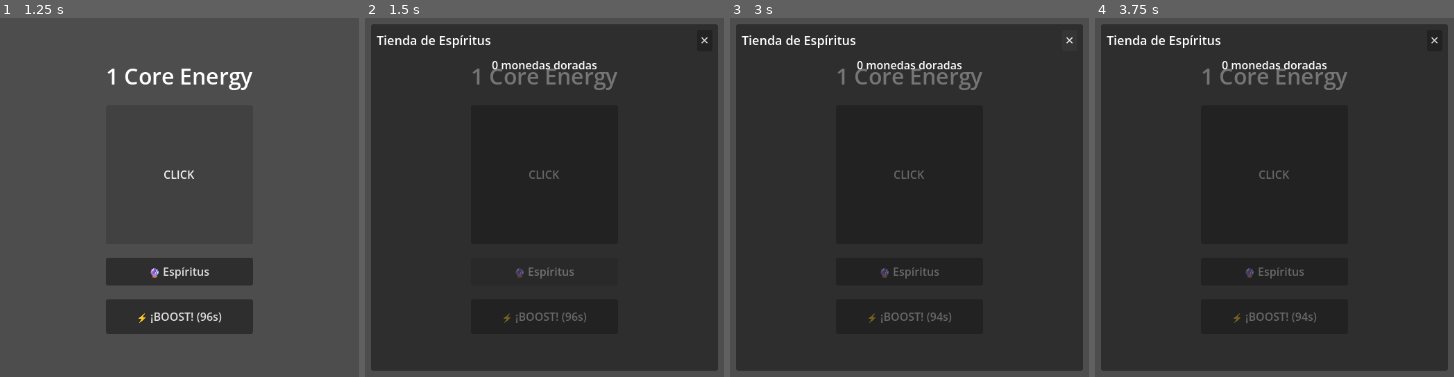
Above: before the commit, frames 1-4 (left to right).
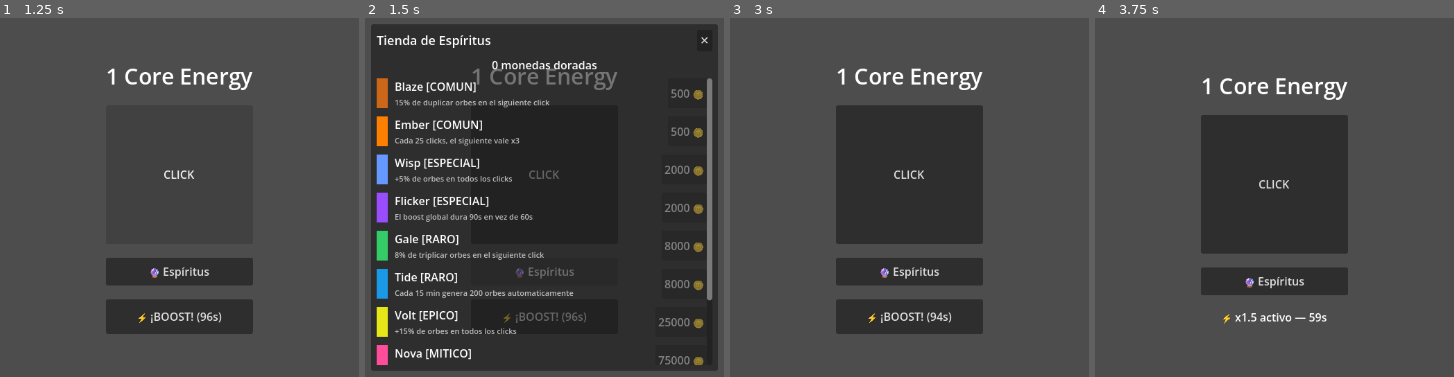
Above: after the commit, the same moments.

Repository: FormosoCrl/Juego-Clicker-Sin-Nombre-Por-Ahora
Game: Godot game, scene res://scenes/clicker/Clicker.tscn
The game is run twice, just before and just after one commit, with the same random seed, the same clock (stepped at 60 frames per second) and the same inputs. This scene is started directly instead of the project's main scene.
Inputs:
- Up to frame 1 (1.25 s): click "CLICK" at 0.5 s
- Up to frame 2 (1.5 s): click "🔮 Espíritus" at 1.25 s
- Up to frame 3 (3 s): click "⚡ ¡BOOST! (95s)" at 2 s; click "✕" at 2.75 s
- Up to frame 4 (3.75 s): click "⚡ ¡BOOST! (94s)" at 3.5 s

Frame 1 is identical in both runs. In frame 2, 9.1% of the frame differs, in the area x 3-97%, y 16-97%; in frame 3, 71%; in frame 4, 74%, in the area x 1-99%, y 1-99%.
Error before the commit: Parse Error: Cannot infer the type of "sid" variable because the value doesn't have a set type. (res://scenes/clicker/SpiritShop.gd:50)

Commit message:
fix(spirits): explicit String type for sid variable in SpiritShop

Diff:
--- a/juego-clicker/scenes/clicker/SpiritShop.gd
+++ b/juego-clicker/scenes/clicker/SpiritShop.gd
@@ -47,7 +47,7 @@
 		else:
 			btn.text = "%d 🪙" % spirit["price"]
 			btn.disabled = GameState.doradas < spirit["price"]
-			var sid := spirit_id
+			var sid: String = spirit_id
 			btn.pressed.connect(func(): GameState.buy_spirit(sid))
 		row.add_child(btn)
 
